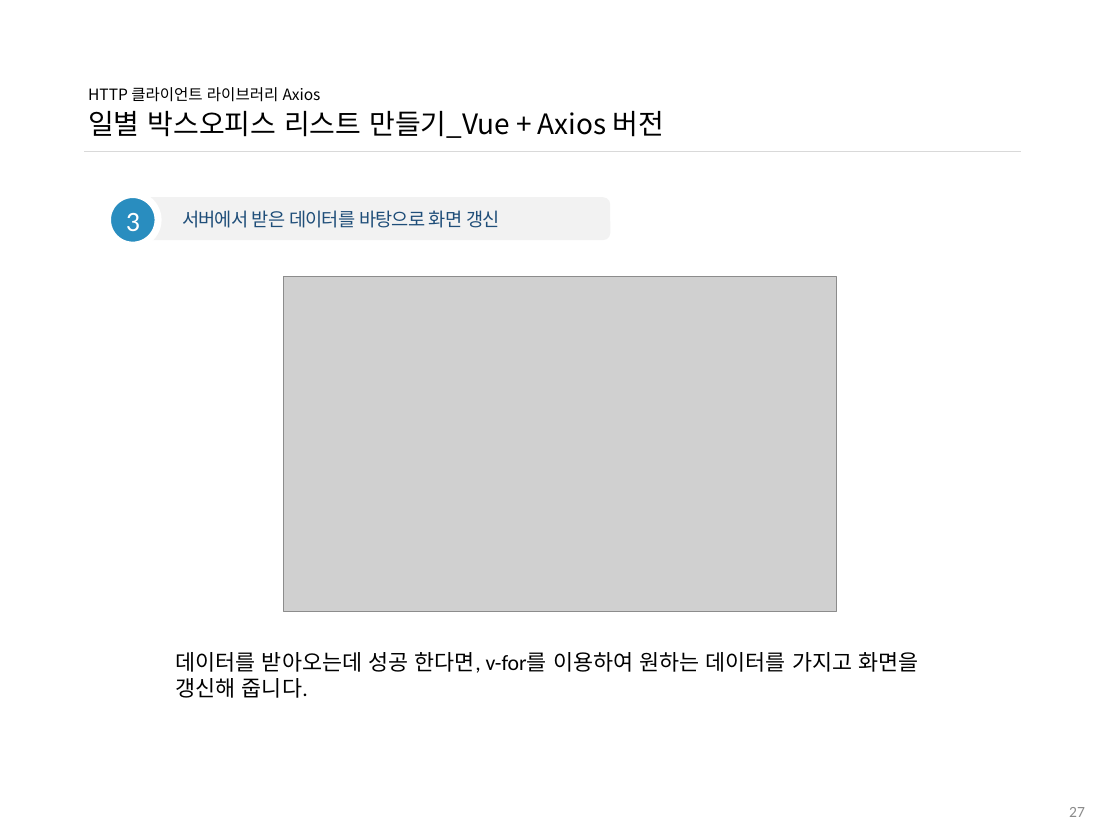
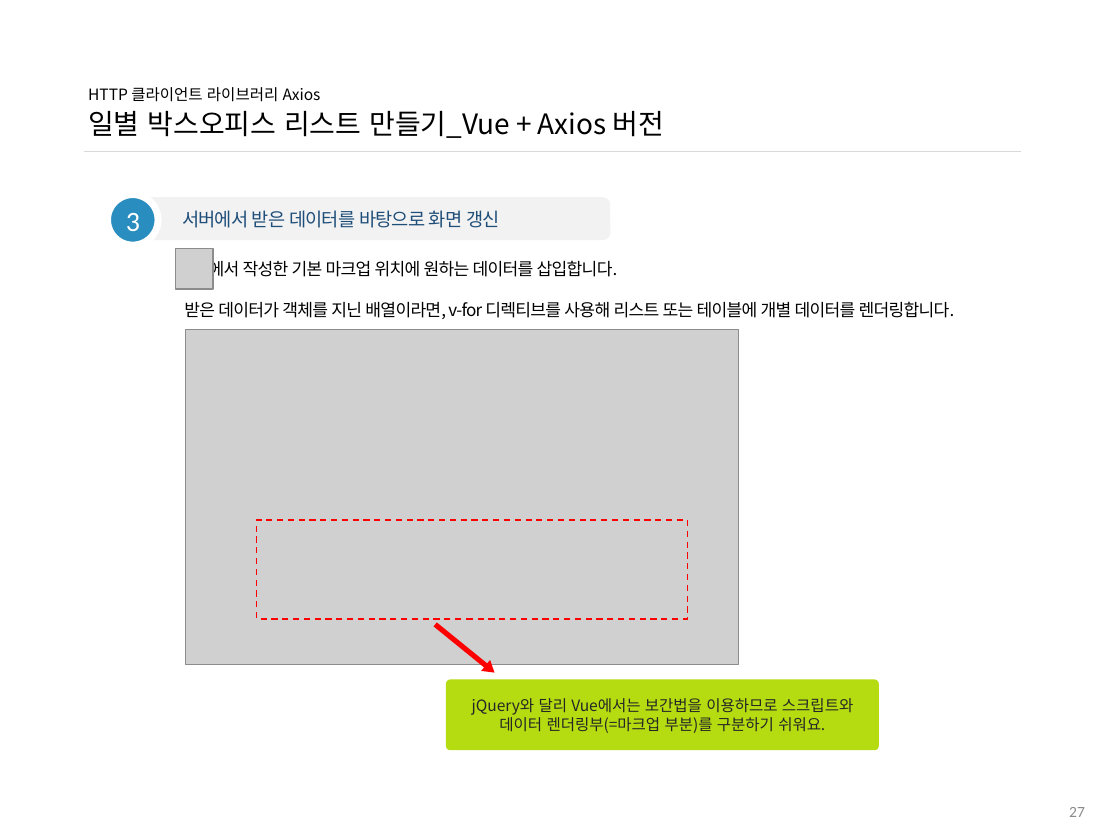
Before and after one commit to ddowon/vueStudy, a slide deck: slide 28 of 01.참고자료/191104_HTTP 클라이언트 라이브러리 Axios.pptx. Drawn at 1120x840 pixels with LibreOffice and Linux fonts; fonts in the diff are those of the drawing; grey boxes stand for pictures; background and template pictures are left out. Boxes give left, top, right and bottom in pixels: in the first picture for what was removed or moved away, otherwise in the second. Text is boxed around its words. In the diff, an @@ line names an element or a change of style, - is before the commit and + after.

Commit message:
[과제피드백] 도원님 Axios 스터디 자료 업데이트

```diff
--- a/01.참고자료/191104_HTTP 클라이언트 라이브러리 Axios.pptx
+++ b/01.참고자료/191104_HTTP 클라이언트 라이브러리 Axios.pptx
@@ picture added at (176, 249, 213, 289) @@
@@ text added at (184, 257, 955, 319), 11 pt, text #000000 @@
+에서 작성한 기본 마크업 위치에 원하는 데이터를 삽입합니다.
+받은 데이터가 객체를 지닌 배열이라면, v-for 디렉티브를 사용해 리스트 또는 테이블에 개별 데이터를 렌더링합니다.
@@ picture: place and size @@
-picture at (283, 277, 837, 612)
+picture at (185, 329, 738, 664)
@@ rectangle added at (256, 520, 688, 618), outline #FF0000 1 pt dashed @@
@@ down arrow added at (431, 619, 500, 678), fill #FF0000 @@
@@ text removed at (176, 652, 918, 698) @@
-데이터를 받아오는데 성공 한다면, v-for를 이용하여 원하는 데이터를 가지고 화면을 갱신해 줍니다.
@@ rounded rectangle added at (446, 680, 878, 750), fill #B5DC11, 10 pt, text #262626 @@
+jQuery와 달리 Vue에서는 보간법을 이용하므로 스크립트와 데이터 렌더링부(=마크업 부분)를 구분하기 쉬워요.
```
Also in this commit, not shown: 8 other slides changed.
